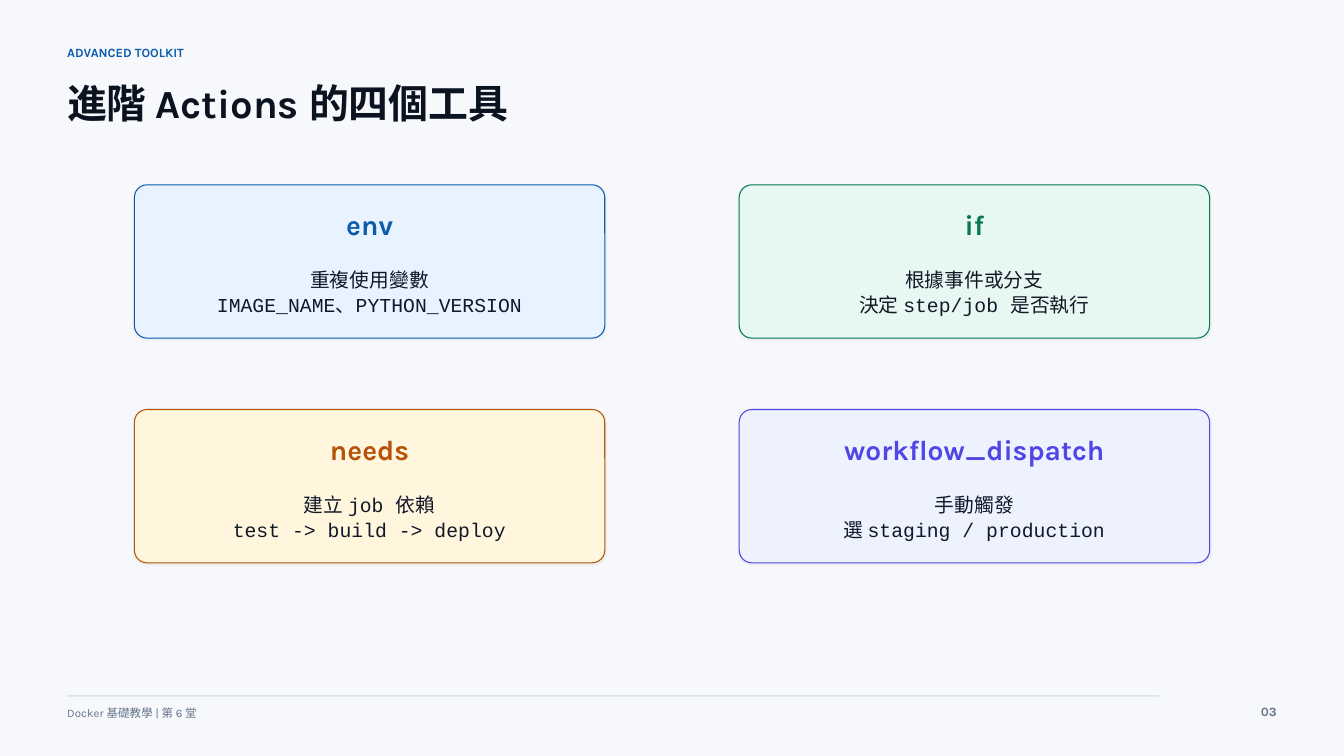
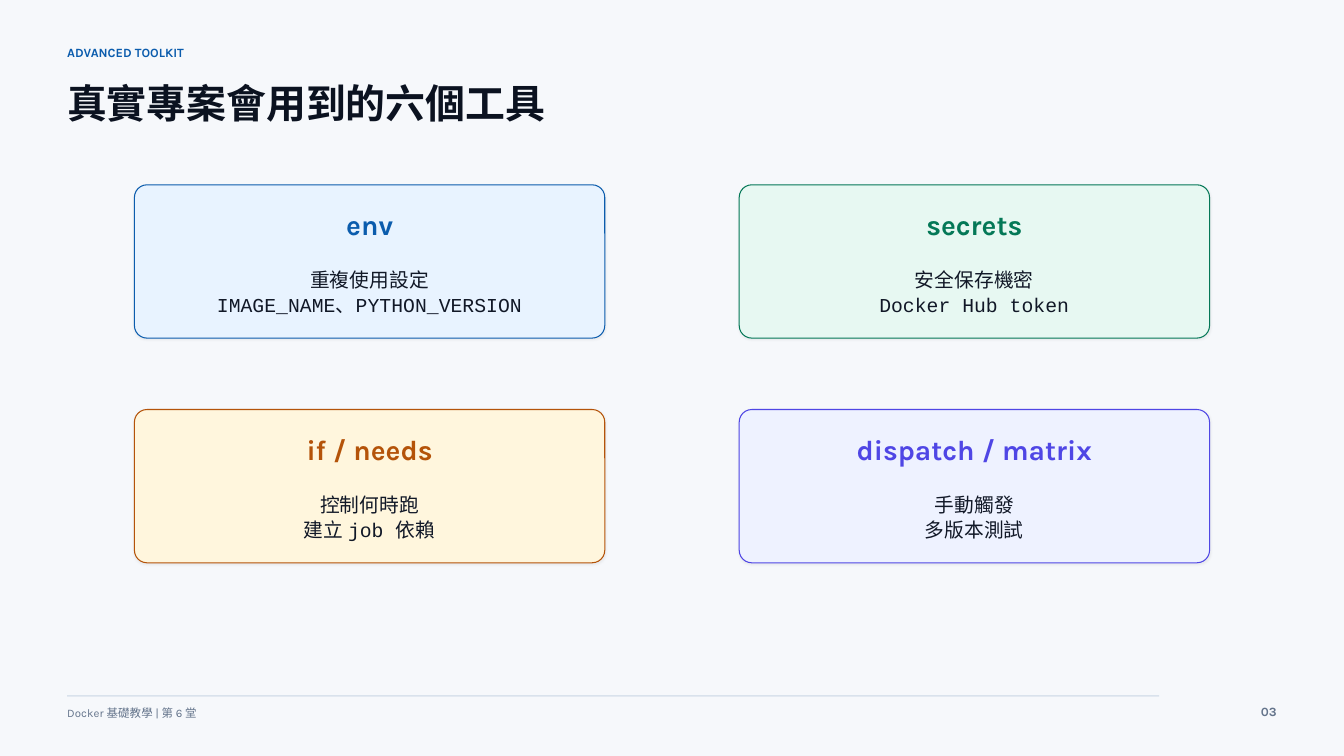
Before and after one commit to lalalalaluk/docker-practice, a slide deck: slide 3 of slides/docker-session6-github-actions-advanced.pptx. Drawn at 1344x756 pixels with LibreOffice and Linux fonts; fonts in the diff are those of the drawing. Boxes give left, top, right and bottom in pixels: in the first picture for what was removed or moved away, otherwise in the second. Text is boxed around its words. In the diff, an @@ line names an element or a change of style, - is before the commit and + after.

Commit message:
Update Docker course slide code appendices

```diff
--- a/slides/docker-session6-github-actions-advanced.pptx
+++ b/slides/docker-session6-github-actions-advanced.pptx
@@ text at (x1=67, y1=84, x2=545, y2=122): text changed @@
-進階 Actions 的四個工具
+真實專案會用到的六個工具
@@ text at (x1=926, y1=217, x2=1022, y2=236): text changed @@
-if
+secrets
@@ text at (x1=310, y1=270, x2=429, y2=289): text changed @@
-重複使用變數
+重複使用設定
@@ text at (x1=879, y1=270, x2=1069, y2=313): text changed @@
-根據事件或分支
-決定 step/job 是否執行
+安全保存機密
+Docker Hub token
@@ text at (x1=307, y1=440, x2=432, y2=461): text changed @@
-needs
+if / needs
@@ text at (x1=857, y1=440, x2=1092, y2=467): text changed @@
-workflow_dispatch
+dispatch / matrix
@@ text at (x1=320, y1=495, x2=419, y2=514): paragraph added @@
+控制何時跑
@@ text at (x1=233, y1=523, x2=505, y2=541): paragraph removed @@
-test -> build -> deploy
@@ text at (x1=925, y1=520, x2=1024, y2=539): text changed @@
-選 staging / production
+多版本測試
```
Also in this commit, not shown: 25 other slides changed, 41 slides added, 6 slides removed, 4 other files.
